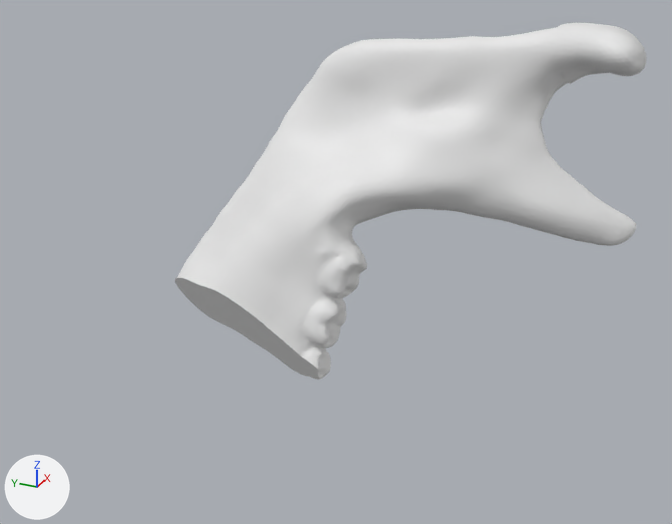
What one commit did to the OBJ model src/artisynth/istar/reconstruction/optimizationResult/resected_mandible_l_opt.obj.
Rendered twice from a camera (50 mm lens) standing at (-128.8, -18.8, 32.3) and looking at (23.9, 49.9, -44.1). Lighting does not change. The marker at lower left points along +X, +Y and +Z. Where no turn or scale is listed for an object, it has been applied to the vertices.

Names of what the first picture shows: 'resected_mandible_l_opt'.
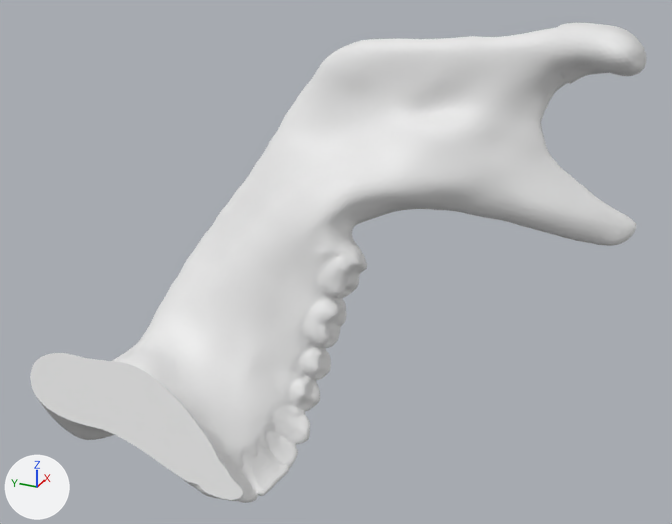
Location of each change, (x1, y1, x2, y2) in pixels of the pictures (672 x 524 px):
'resected_mandible_l_opt', reshaped (31% wider, 34% taller): before (175, 23, 647, 380); after (30, 23, 647, 503)
part 1 of me_resected_mandible_l_opt, built on: before (175, 277, 321, 380); after (30, 277, 321, 503)

The change, as a diff of the scene's bpy script:
```diff
--- a/src/artisynth/istar/reconstruction/optimizationResult/resected_mandible_l_opt.obj.py
+++ b/src/artisynth/istar/reconstruction/optimizationResult/resected_mandible_l_opt.obj.py
@@ me_resected_mandible_l_opt @@
 # used by ob_resected_mandible_l_opt; location = (0.0, 0.0, 0.0)
-me_resected_mandible_l_opt.from_pydata(...)  # 18233 vertices, 36462 faces; spans x 22.1..67.1, y -2.6..92.8, z -74.0..0.1
+me_resected_mandible_l_opt.from_pydata(...)  # 27683 vertices, 55362 faces; spans x -16.6..67.1, y -2.6..97.6, z -87.3..0.1
+# me_resected_mandible_l_opt part 1: 1 vertex moved within x 26.9, y 59.3, z -74.0; 271 vertices removed from x 22.1..32.4, y 53.3..92.8, z -74.0..-55.8; 9721 vertices added at x -16.6..32.2, y 53.3..97.6, z -87.3..-55.9
```
